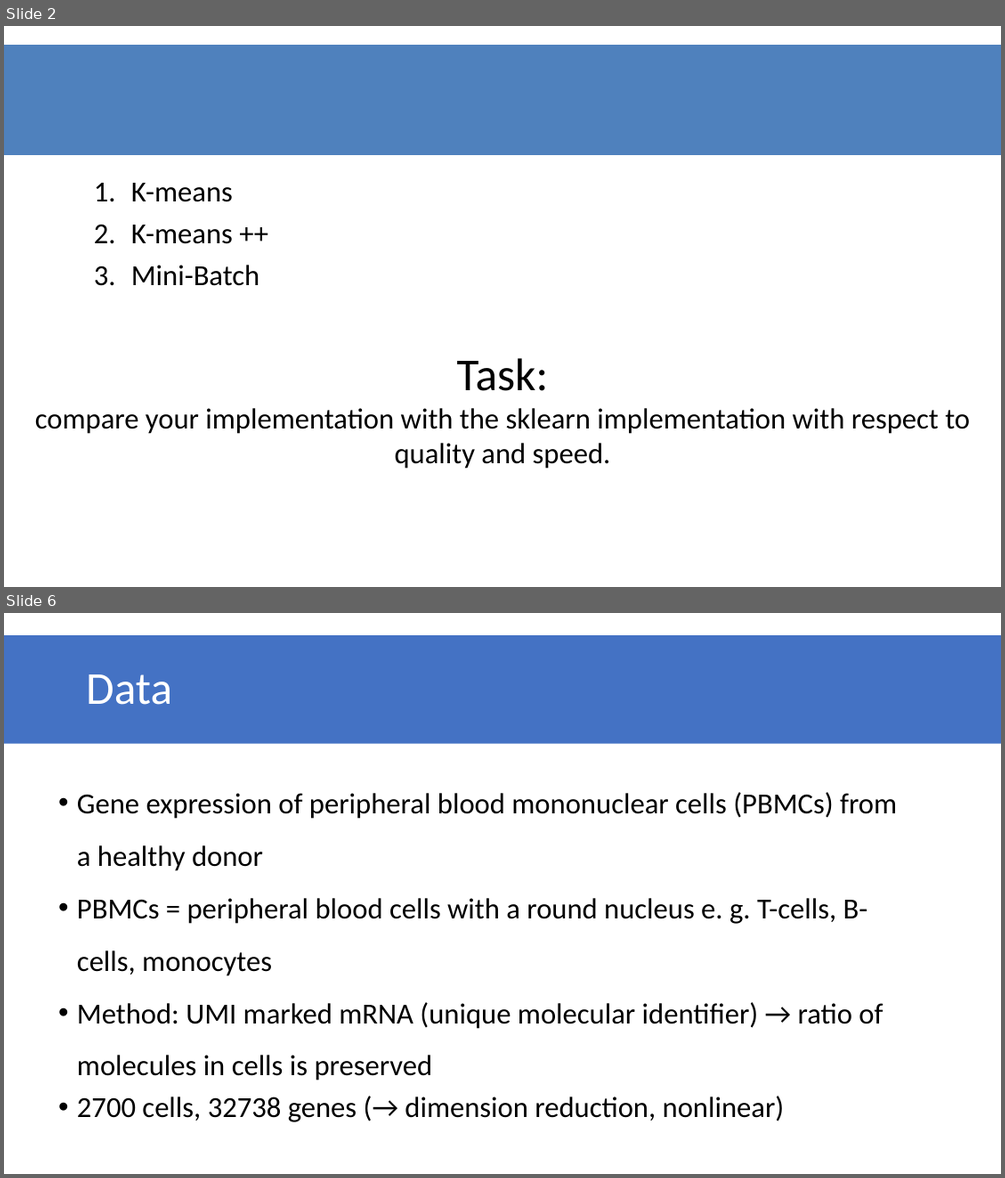
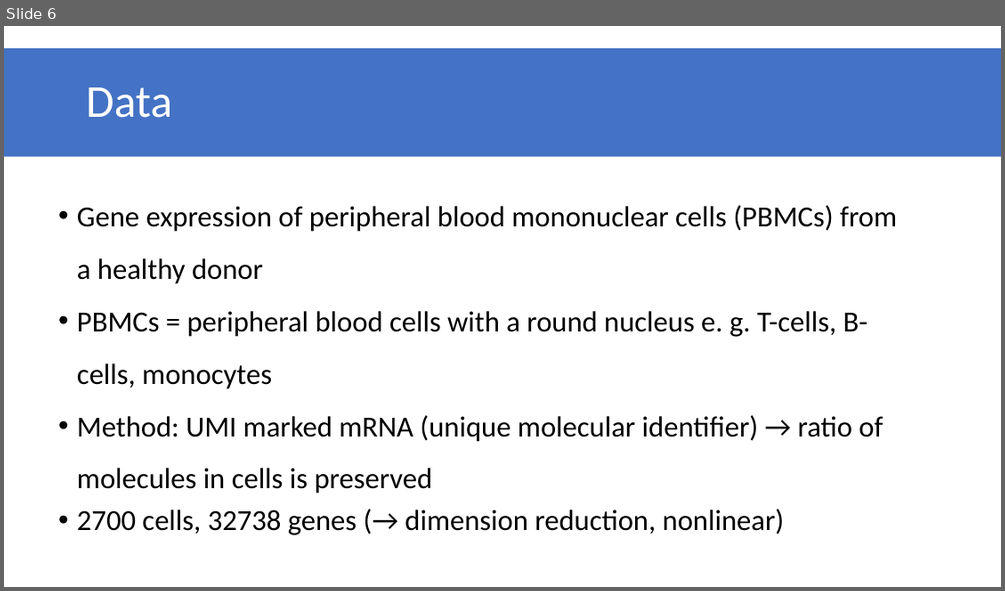
Before and after one commit to datascience-mobi/group-01-project-4-1, a slide deck: K-means clustering.pptx. Shown one above the other, each under a label of ours: slides 2 and 6 before the commit, slide 6 after it; the slides between them are not shown. The pictures are 1005x1178 and 1005x591 pixels, drawn with LibreOffice and Linux fonts; fonts in the diff are those of the drawing. Boxes give left, top, right and bottom in pixels: in the first picture for what was removed or moved away, otherwise in the second. Text is boxed around its words. In the diff, an @@ line names an element or a change of style, - is before the commit and + after.

Commit message:
Update K-means clustering.pptx
I upgraded the first 5 the slights.

```diff
--- a/K-means clustering.pptx
+++ b/K-means clustering.pptx
@@ slide 2 removed at (4, 26, 1001, 587), background #FFFFFF @@
@@ rectangle removed at (4, 46, 1001, 155) @@
@@ text removed at (131, 183, 260, 286) @@
-1. K-means
-2. K-means ++
-3. Mini-Batch
@@ text removed at (35, 358, 970, 468) @@
-Task:
-compare your implementation with the sklearn implementation with respect to quality and speed.
```
Also in this commit, not shown: 4 slides changed, 1 slide added.
